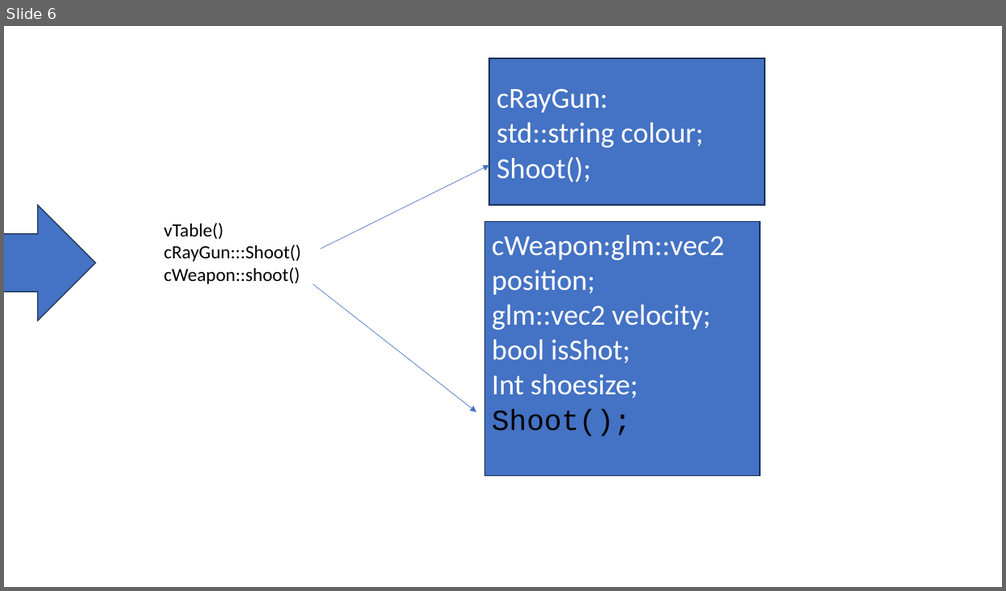
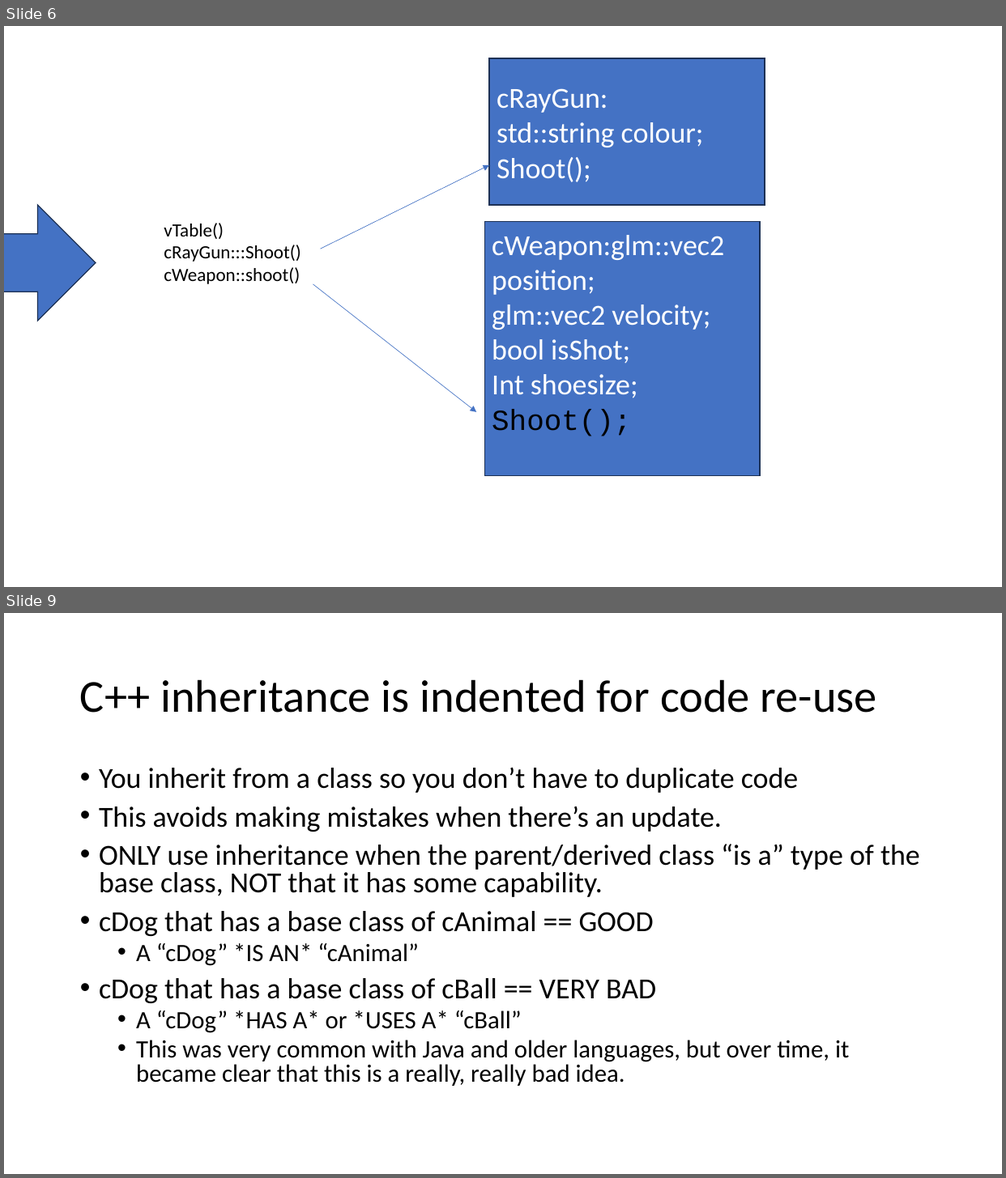
Before and after one commit to yellowflash07/GDP202324, a slide deck: 6044_FramPat/D2D/W02/Classes in CPP, part 1, CRC.pptx. Shown one above the other, each under a label of ours: slide 6 before the commit, slides 6 and 9 after it; the slides between them are not shown. The pictures are 1006x591 and 1006x1178 pixels, drawn with LibreOffice and Linux fonts; fonts in the diff are those of the drawing. Boxes give left, top, right and bottom in pixels: in the first picture for what was removed or moved away, otherwise in the second. Text is boxed around its words. In the diff, an @@ line names an element or a change of style, - is before the commit and + after.

```diff
--- a/6044_FramPat/D2D/W02/Classes in CPP, part 1, CRC.pptx
+++ b/6044_FramPat/D2D/W02/Classes in CPP, part 1, CRC.pptx
@@ slide 9 added at (4, 613, 1002, 1174), background #FFFFFF @@
@@ title added at (80, 679, 877, 713), 44 pt, text #000000 @@
+C++ inheritance is indented for code re-use
@@ text added at (99, 767, 920, 1086), 28 pt, text #000000 @@
+• You inherit from a class so you don’t have to duplicate code
+• This avoids making mistakes when there’s an update.
+• ONLY use inheritance when the parent/derived class “is a” type of the base class, NOT that it has some capability.
+• cDog that has a base class of cAnimal == GOOD
+  • A “cDog” *IS AN* “cAnimal”
+• cDog that has a base class of cBall == VERY BAD
+  • A “cDog” *HAS A* or *USES A* “cBall”
+  • This was very common with Java and older languages, but over time, it became clear that this is a really, really bad idea.
```
Also in this commit, not shown: 2 other slides added, 14 other files.
